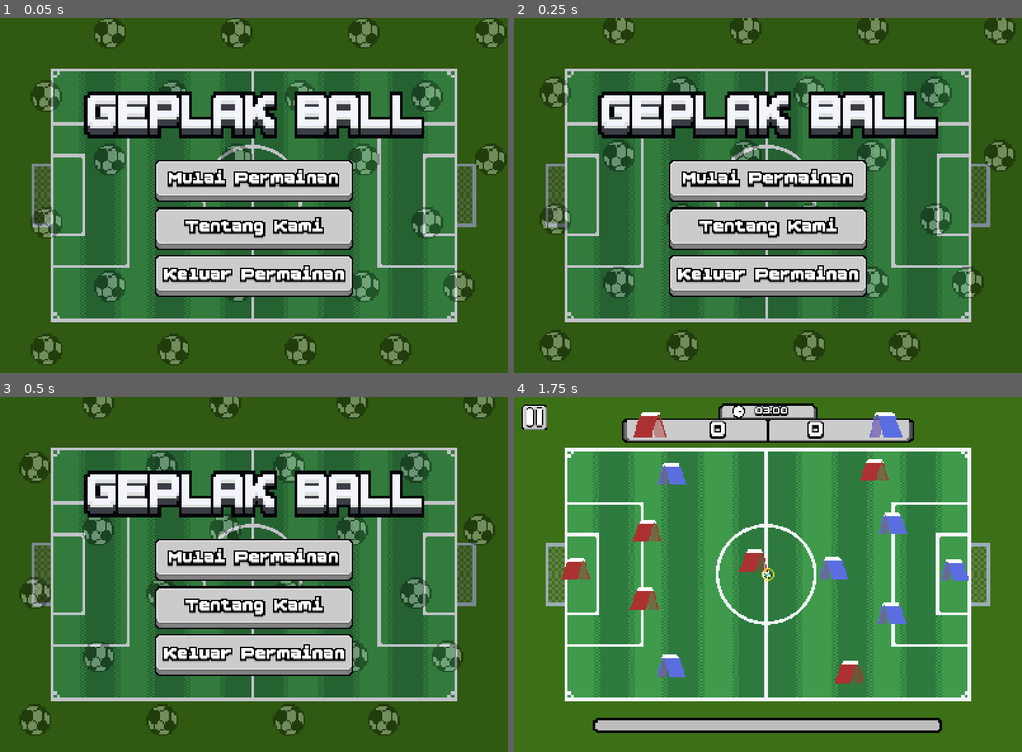
Above: before the commit, frames 1-4 (two rows, left to right).
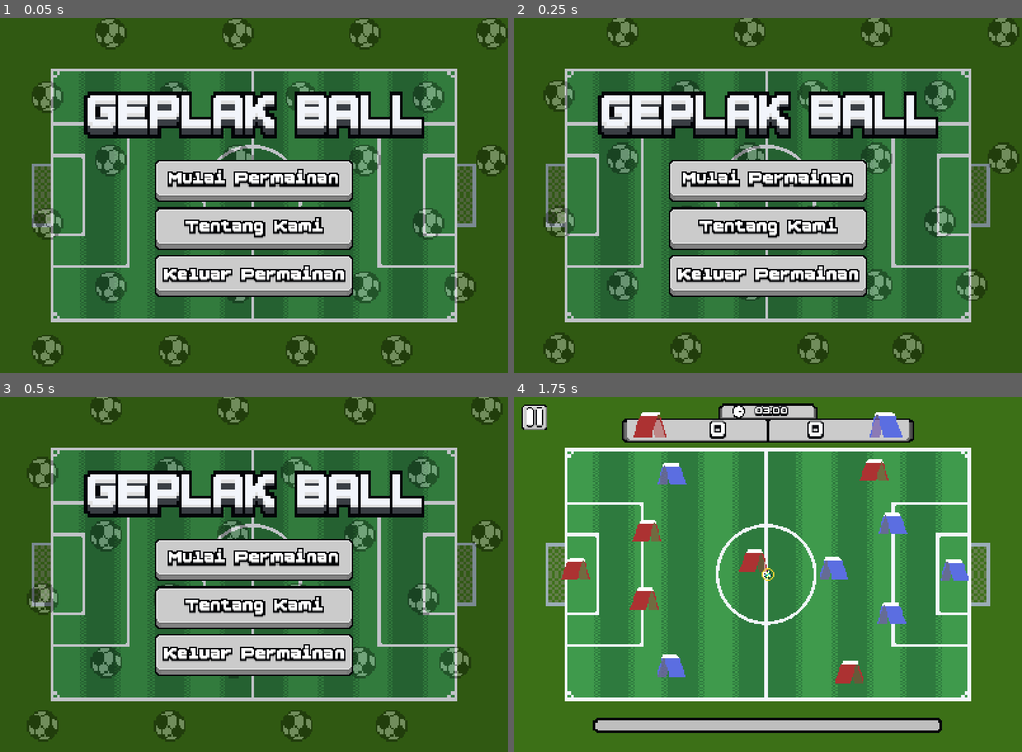
Above: after the commit, the same moments.

Repository: panjifachroni/geplakball
Game: Godot game, scene res://scenes/main_menu.tscn
Two runs of this game, one before a commit and one after it. Both use one fixed random seed, a clock stepped at 60 frames per second and the inputs below. Sound files missing from this copy of the repository are replaced by a short silence.
Inputs (mouse positions are in pixels of both pictures, inside the frame that each line leads up to):
- Up to frame 1 (0.05 s): no input
- Up to frame 2 (0.25 s): no input
- Up to frame 3 (0.5 s): no input
- Up to frame 4 (1.75 s): click (768, 560) at 0.5 s; tap Enter at 1.25 s; move the mouse to (879, 556) at 1.27 s; tap R at 1.35 s; click (879, 556) at 1.42 s

The runs differ from the first frame. In frame 1, 2.3% of the frame differs, in the area x 6-100%, y 0-99%; in frame 2, 5.8%; in frame 3, 8.8%, in the area x 3-99%, y 0-98%; in frame 4, nothing differs.

Commit message:
fix: perubahan speed scroll pattern pada HomeScreen

Diff:
--- a/scenes/scroll.gdshader
+++ b/scenes/scroll.gdshader
@@ -1,8 +1,8 @@
 shader_type canvas_item;
 
 void vertex() {
-	UV.x += TIME * 0.05;
-	UV.y += TIME * 0.05;
+	UV.x += TIME * 0.02;
+	UV.y += TIME * 0.02;
 }
 
 void fragment() {
